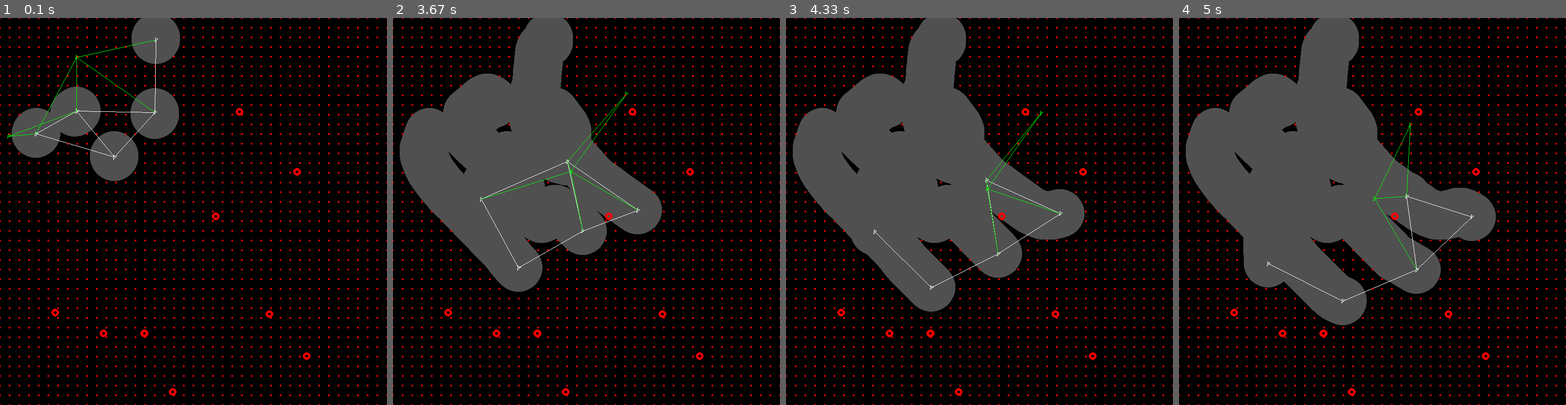
Above: before the commit, frames 1-4 (left to right).
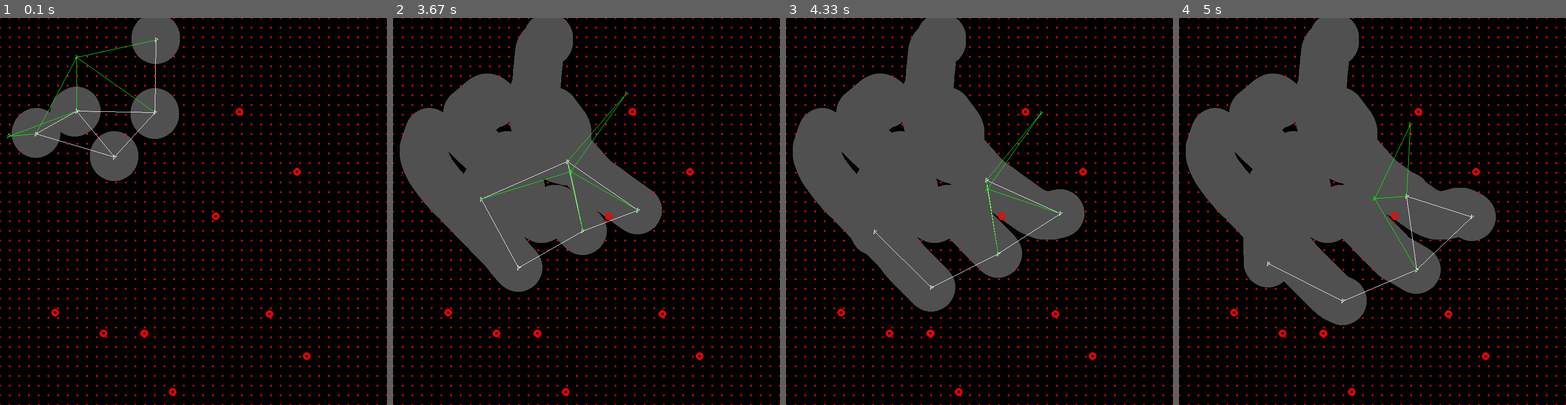
Above: after the commit, the same moments.

Repository: LouisDeOliveira/Projet_VA
Game: pygame game, started from Simulation.py
Two runs of this game, one before a commit and one after it. Both use one fixed random seed, a clock stepped at 60 frames per second and the inputs below.
Inputs:
- Up to frame 1 (0.1 s): no input
- Up to frame 2 (3.67 s): no input
- Up to frame 3 (4.33 s): no input
- Up to frame 4 (5 s): tap Enter at 4.83 s

Frame 1 is identical in both runs. In frame 2, less than 0.1% of the frame differs, in the area x 45-61%, y 19-40%; in frame 3, less than 0.1%; in frame 4, less than 0.1%.

Commit message:
attributs d'env augmentés

Diff:
--- a/Chercheur.py
+++ b/Chercheur.py
@@ -4,12 +4,9 @@
 import random
 import numpy as np
 from Utils import *
+
 white = (255, 255, 255)
 red = (255, 0, 0)
-f = 2
-maxacc = 900.0
-maxspeed = 100.0
-circle_list = []
 shadow = (80, 80, 80)
 lightgreen = (0, 255, 0)
 green = (0, 200, 0)
@@ -18,8 +15,6 @@
 lightred = (255, 100, 100)
 purple = (102, 0, 102)
 lightpurple = (153, 0, 153)
-res = 150
-k = 50000
 
 
 class Chercheur():
@@ -38,14 +33,14 @@
 
     """
 
-    def __init__(self, x, y, speed, direction, size, id, env):
+    def __init__(self, x, y, direction, size, id, env):
         self.env = env
         self.pos = np.array([x, y])
         self.speed = np.array([0., 0.])
         self.acc = np.array([0., 0.])
         self.k = 20
         self.l0 = 150
-        self.maxspeed = speed
+        self.maxspeed = env.maxspeed
         self.state = 'normal'
         self.battery = None
         self.dir = direction
--- a/Environnement.py
+++ b/Environnement.py
@@ -7,11 +7,9 @@
 from Verificateur import Verificateur
 from Chercheur import Chercheur
 from Utils import *
+
 white = (255, 255, 255)
 red = (255, 0, 0)
-f = 2
-maxacc = 900.0
-maxspeed = 100.0
 circle_list = []
 shadow = (80, 80, 80)
 lightgreen = (0, 255, 0)
@@ -21,12 +19,10 @@
 lightred = (255, 100, 100)
 purple = (102, 0, 102)
 lightpurple = (153, 0, 153)
-res = 150
-k = 50000  # constante du ressort entre les Chercheurs
+
+
 tick_freq = 100
 dt = 1/tick_freq
-q = 100000  # force d'attraction Chercheurs vers points du maillage
-F = 1000000  # force d'attraction Vérificateur vers Target
 
 
 class Environment():
@@ -38,13 +34,28 @@
     def __init__(self, n_chercheurs, n_verificateurs, n_targets, width, height, screen):
         self.width = width
         self.height = height
+
         self.Agent_list = []
         self.res = 20
         self.screen = screen
+
         self.time = 0
+        self.tick_freq = 100
+        self.dt = 1/tick_freq
+
+        self.k_ressort = 6
+        self.l0_ressort = 200
+        self.maxacc = 900.0
+        self.maxspeed = 100.0
+
+        self.q = 50000
+        self.F = 1000000
+        self.f = 2
+        self.k = 50000
+
         for _ in range(n_chercheurs):
             self.Agent_list.append(Chercheur(random.random(
-            )*self.width/2, random.random()*self.height/2, 100, -90, 5, int(uuid.uuid1()), self))
+            )*self.width/2, random.random()*self.height/2, -90, 5, int(uuid.uuid1()), self))
 
         for _ in range(n_targets):
             self.Agent_list.append(Target(random.random(
@@ -52,7 +63,7 @@
 
         for _ in range(n_verificateurs):
             self.Agent_list.append(Verificateur(random.random(
-            )*self.width/2, random.random()*self.height/2, 100, -90, 5, int(uuid.uuid1()), self))
+            )*self.width/2, random.random()*self.height/2, -90, 5, int(uuid.uuid1()), self))
 
     def step(self):
         for agent in self.Agent_list:
@@ -119,8 +130,8 @@
                                     agentB.pos, agentB.state, agentB.id]
                     # print(agentA.dico_cible)
 
-                f_frott_x = f*agentA.speed[0]
-                f_frott_y = f*agentA.speed[1]
+                f_frott_x = self.f*agentA.speed[0]
+                f_frott_y = self.f*agentA.speed[1]
                 f_charge_x = 0
                 f_charge_y = 0
                 size = np.shape(self.mesh)
@@ -132,8 +143,8 @@
                                 agentA.pos[0], agentA.pos[1], pos_charge[0], pos_charge[1])
                             vect = agentA.pos - pos_charge
                             vect = vect/r
-                            f_charge_x += -k/(r**2)*vect[0]
-                            f_charge_y += -k/(r**2)*vect[1]
+                            f_charge_x += -self.k/(r**2)*vect[0]
+                            f_charge_y += -self.k/(r**2)*vect[1]
                 if self.active_nodes() > 0:
                     ax += f_charge_x*self.N0/self.active_nodes()
                     ay += f_charge_y*self.N0/self.active_nodes()
@@ -142,8 +153,8 @@
                 ay -= f_frott_y
 
                 vect_acc = np.array([ax, ay])
-                if vect_norme_carre(vect_acc) > maxacc**2:
-                    agentA.acc = maxacc*normalize_vector(vect_acc)
+                if vect_norme_carre(vect_acc) > self.maxacc**2:
+                    agentA.acc = self.maxacc*normalize_vector(vect_acc)
                 else:
                     agentA.acc = vect_acc
 
@@ -198,19 +209,19 @@
                     (math.sqrt((dx)**2+(dy)**2) - agentA.l0) * \
                     dy/(np.sqrt(dx**2+dy**2))
 
-                f_frott_x = f*agentA.speed[0]
-                f_frott_y = f*agentA.speed[1]
+                f_frott_x = self.f*agentA.speed[0]
+                f_frott_y = self.f*agentA.speed[1]
 
                 for agentB in self.Agent_list:
                     if type(agentB) == Verificateur and agentA.id != agentB.id:
-                        f_charge_x += q / \
+                        f_charge_x += self.q / \
                             distance(agentA, agentB)**2 * \
                             vect_AB(agentA, agentB)[0]
-                        f_charge_y += q / \
+                        f_charge_y += self.q / \
                             distance(agentA, agentB)**2 * \
                             vect_AB(agentA, agentB)[1]
 
-                if type(agentA.target) != 'NoneType':
+                if agentA.target != None:
                     print(agentA.target)
 
                     agentTarget = None
@@ -219,8 +230,8 @@
                             agentTarget = agentB
 
                     # try :
-                    f_target_x = F*vect_AB(agentA, agentTarget)[0]
-                    f_target_y = F*vect_AB(agentA, agentTarget)[1]
+                    f_target_x = self.F*vect_AB(agentA, agentTarget)[0]
+                    f_target_y = self.F*vect_AB(agentA, agentTarget)[1]
                     """except :
                         print("oups, problème d'id!")"""
 
@@ -232,8 +243,8 @@
                 ay = f_ressort_y - f_frott_y + f_charge_y + f_target_y
 
                 vect_acc = np.array([ax, ay])
-                if vect_norme_carre(vect_acc) > maxacc**2:
-                    agentA.acc = maxacc*normalize_vector(vect_acc)
+                if vect_norme_carre(vect_acc) > self.maxacc**2:
+                    agentA.acc = self.maxacc*normalize_vector(vect_acc)
                 else:
                     agentA.acc = vect_acc
 
@@ -241,8 +252,8 @@
             if type(agent) != Target:
                 vect_vit = np.array(
                     [agent.speed[0] + dt*agent.acc[0], agent.speed[1] + dt*agent.acc[1]])
-                if vect_norme_carre(vect_vit) > maxspeed**2:
-                    agentA.speed = maxspeed*normalize_vector(vect_vit)
+                if vect_norme_carre(vect_vit) > self.maxspeed**2:
+                    agentA.speed = self.maxspeed*normalize_vector(vect_vit)
                 else:
                     agent.speed = vect_vit
 
--- a/Simulation.py
+++ b/Simulation.py
@@ -9,13 +9,8 @@
 from Chercheur import Chercheur
 from Utils import *
 
-
 white = (255, 255, 255)
 red = (255, 0, 0)
-f = 2
-maxacc = 900.0
-maxspeed = 100.0
-circle_list = []
 shadow = (80, 80, 80)
 lightgreen = (0, 255, 0)
 green = (0, 200, 0)
@@ -24,8 +19,6 @@
 lightred = (255, 100, 100)
 purple = (102, 0, 102)
 lightpurple = (153, 0, 153)
-res = 150
-k = 50000
 
 
 pygame.init()
@@ -33,8 +26,8 @@
 screen = pygame.display.set_mode((width, height))
 env = Environment(5, 2, 10, width, height, screen)
 Running = True
-tick_freq = 100
-dt = 1/tick_freq
+tick_freq = env.tick_freq
+dt = env.dt
 t = 0
 # Screen Update Speed (FPS)
 clock = pygame.time.Clock()
--- a/Target.py
+++ b/Target.py
@@ -4,12 +4,9 @@
 import random
 import numpy as np
 from Utils import *
+
 white = (255, 255, 255)
 red = (255, 0, 0)
-f = 2
-maxacc = 900.0
-maxspeed = 100.0
-circle_list = []
 shadow = (80, 80, 80)
 lightgreen = (0, 255, 0)
 green = (0, 200, 0)
@@ -18,8 +15,6 @@
 lightred = (255, 100, 100)
 purple = (102, 0, 102)
 lightpurple = (153, 0, 153)
-res = 150
-k = 50000
 
 
 class Target():
--- a/Utils.py
+++ b/Utils.py
@@ -8,10 +8,6 @@
 
 white = (255, 255, 255)
 red = (255, 0, 0)
-f = 2
-maxacc = 900.0
-maxspeed = 100.0
-circle_list = []
 shadow = (80, 80, 80)
 lightgreen = (0, 255, 0)
 green = (0, 200, 0)
@@ -20,8 +16,6 @@
 lightred = (255, 100, 100)
 purple = (102, 0, 102)
 lightpurple = (153, 0, 153)
-res = 150
-k = 50000
 
 
 def distance(Agent1, Agent2):
--- a/Verificateur.py
+++ b/Verificateur.py
@@ -7,10 +7,6 @@
 
 white = (255, 255, 255)
 red = (255, 0, 0)
-f = 2
-maxacc = 900.0
-maxspeed = 100.0
-circle_list = []
 shadow = (80, 80, 80)
 lightgreen = (0, 255, 0)
 green = (0, 200, 0)
@@ -19,8 +15,6 @@
 lightred = (255, 100, 100)
 purple = (102, 0, 102)
 lightpurple = (153, 0, 153)
-res = 150
-k = 50000
 
 
 class Verificateur():
@@ -39,15 +33,14 @@
 
     """
 
-    def __init__(self, x, y, speed, direction, size, id, env):
-        self.speed = speed
+    def __init__(self, x, y, direction, size, id, env):
         self.env = env
         self.pos = np.array([x, y])
         self.speed = np.array([0., 0.])
         self.acc = np.array([0., 0.])
-        self.k = 10
-        self.l0 = 200
-        self.maxspeed = maxspeed
+        self.k = env.k_ressort
+        self.l0 = env.l0_ressort
+        self.maxspeed = env.maxspeed
         self.state = 'normal'
         self.battery = None
         self.dir = direction
